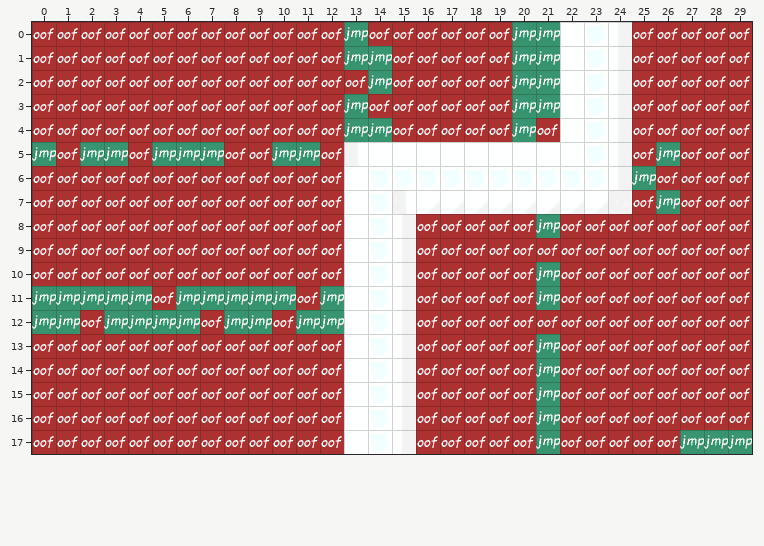
Tiled map, stored at Assets/Maps/RC_01.tmx. That is the earlier state.
Cells are 64x64 px. Shown: x 0..29, y 0..17. The commit also replaced the tileset; all pictures use the new one.
After the commit:
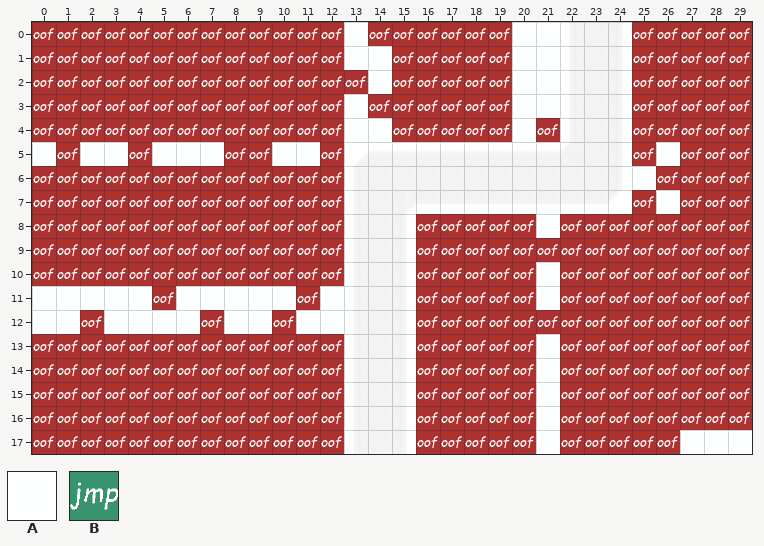
Key: from "BackgroundTileset": A 0; from "SpecialTileset": B 1.
_ is an empty cell.
Edits made:
Layer "Background":
Tile A replaces tile B in row 0 at x 13 and 20 to 21; in row 1 at x 13 to 14 and 20 to 21; in row 2 at x 14 and 20 to 21; in row 3 at x 13 and 20 to 21; in row 4 at x 13 to 14 and 20; in row 5 at x 0, 2 to 3, 5 to 7, 10 to 11 and 26.
Tile A replaces tile B in row 6 at x 25; in row 7 at x 26; in row 8 at x 21; in row 10 at x 21; in row 11 at x 0 to 4, 6 to 10, 12 and 21; in row 12 at x 0 to 1, 3 to 6, 8 to 9 and 11 to 12.
Tile A replaces tile B in rows 13 to 16 at x 21; in row 17 at x 21 and 27 to 29.
